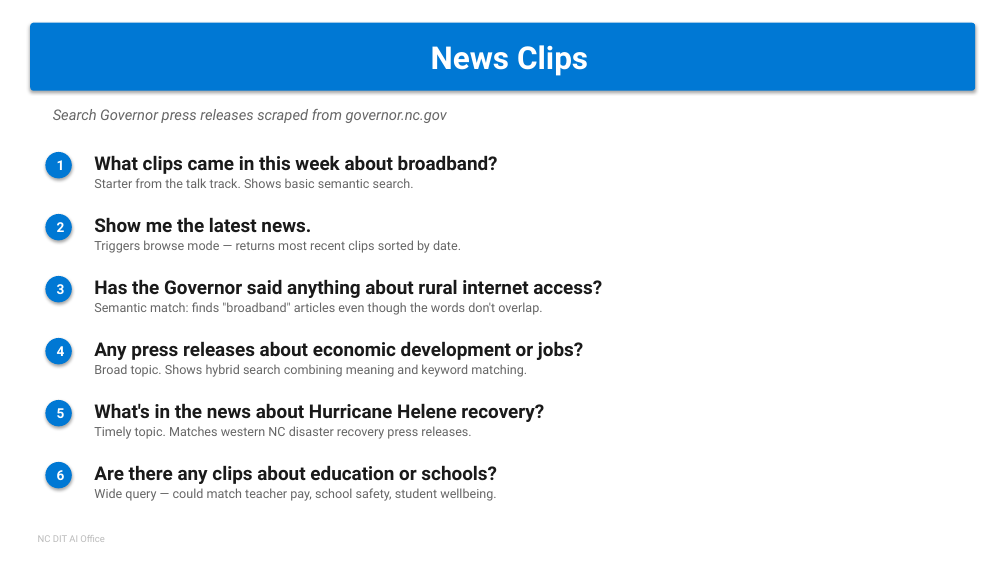
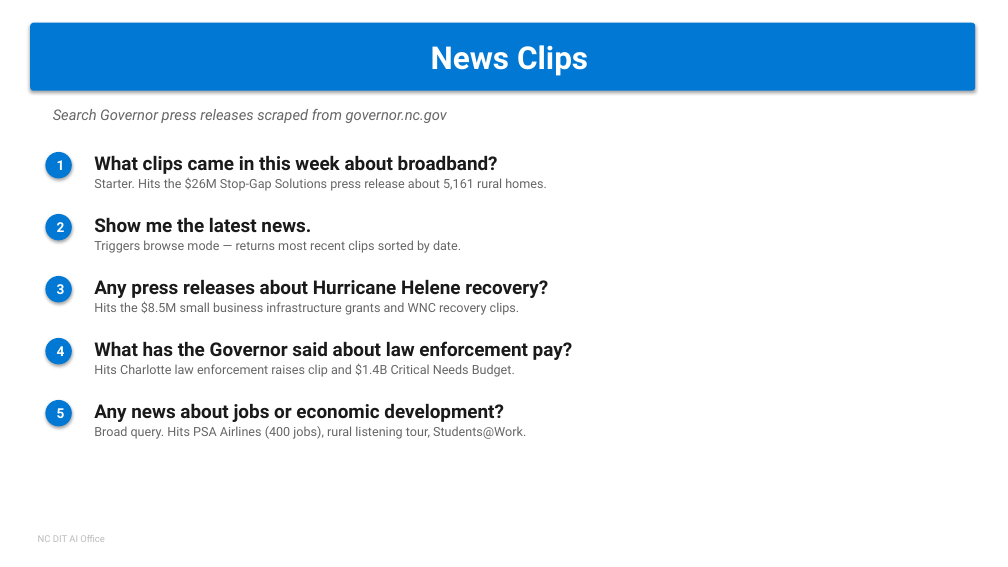
Before and after one commit to pogorman/nc-dit-ai-office-agent, a slide deck: slide 2 of docs/demo-questions.pptx. Drawn at 1008x567 pixels with LibreOffice and Linux fonts; fonts in the diff are those of the drawing. Boxes give left, top, right and bottom in pixels: in the first picture for what was removed or moved away, otherwise in the second. Text is boxed around its words. In the diff, an @@ line names an element or a change of style, - is before the commit and + after.

```diff
--- a/docs/demo-questions.pptx
+++ b/docs/demo-questions.pptx
@@ text at <box>94,178,547,191</box>: text changed @@
-Starter from the talk track. Shows basic semantic search.
+Starter. Hits the $26M Stop-Gap Solutions press release about 5,161 rural homes.
@@ text at <box>94,280,548,315</box>: text changed @@
-Has the Governor said anything about rural internet access?
-Semantic match: finds "broadband" articles even though the words don't overlap.
+Any press releases about Hurricane Helene recovery?
+Hits the $8.5M small business infrastructure grants and WNC recovery clips.
@@ text at <box>94,341,573,377</box>: text changed @@
-Any press releases about economic development or jobs?
-Broad topic. Shows hybrid search combining meaning and keyword matching.
+What has the Governor said about law enforcement pay?
+Hits Charlotte law enforcement raises clip and $1.4B Critical Needs Budget.
@@ text at <box>94,404,526,439</box>: text changed @@
-What's in the news about Hurricane Helene recovery?
-Timely topic. Matches western NC disaster recovery press releases.
+Any news about jobs or economic development?
+Broad query. Hits PSA Airlines (400 jobs), rural listening tour, Students@Work.
@@ ellipse removed at <box>45,462,72,488</box> @@
-6
@@ text removed at <box>94,466,497,501</box> @@
-Are there any clips about education or schools?
-Wide query — could match teacher pay, school safety, student wellbeing.
```
Also in this commit, not shown: 2 other slides changed, 9 other files.
